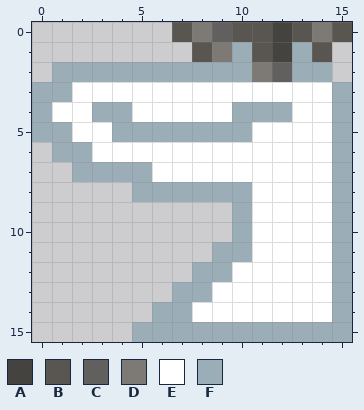
Pixel-art sprite, stored at assets/Sink.png. The first picture shows the starting point.
The file is 16x16 pixels.
Palette (. is transparent): A #454340  B #595652  C #61605e  D #7d7a75  E #ffffff  F #9badb7
Pixels before, first column x 0:
 0 .......BDCBBABDB
 1 ........BDFBAFB.
 2 .FFFFFFFFFFDCFF.
 3 FFEEEEEEEEEEEEEF
 4 FEEFFEEEEEFFFEEF
 5 FFEEFFFFFFFEEEEF
 6 .FFEEEEEEEEEEEEF
 7 ..FFFFEEEEEEEEEF
 8 .....FFFFFFEEEEF
 9 ..........FEEEEF
10 ..........FEEEEF
11 .........FFEEEEF
12 ........FFEEEEEF
13 .......FFEEEEEEF
14 ......FFEEEEEEEF
15 .....FFFFFFFFFFF
New version:
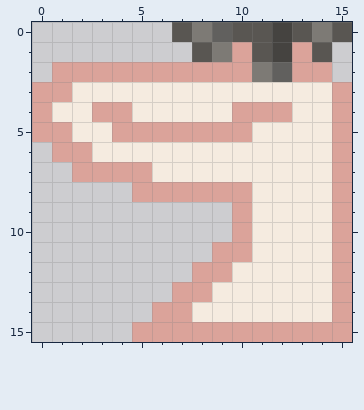
The exact change:
colour E: #ffffff -> #f5ebe0
colour F: #9badb7 -> #dba39a
Changed places in both pictures, as pixel boxes (x1, y1, x2, y2):
changed: (32, 42, 352, 342)
